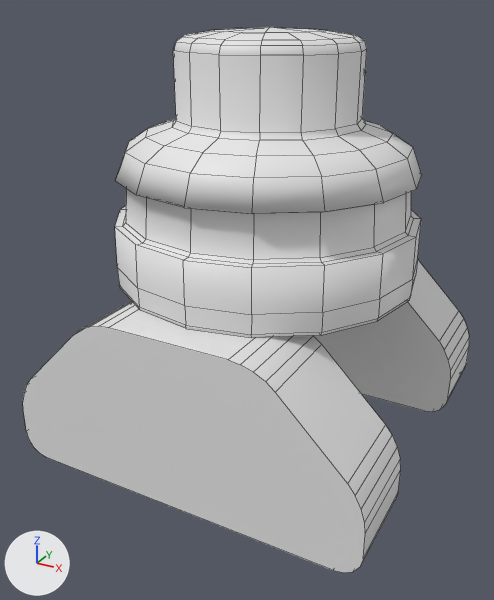
An edit to the FBX model Assets/_assets/_models/Player/Tank Player.fbx, drawn before and after from the same camera.
Before and after are seen from a 50 mm lens placed at (1.66, -3.25, 2.37), pointed at (-0.07, -0.1, 0.8). Arrows for +X, +Y and +Z are at lower left; the lights stay in place. The first picture is the older version. Mesh edges are drawn as thin lines.
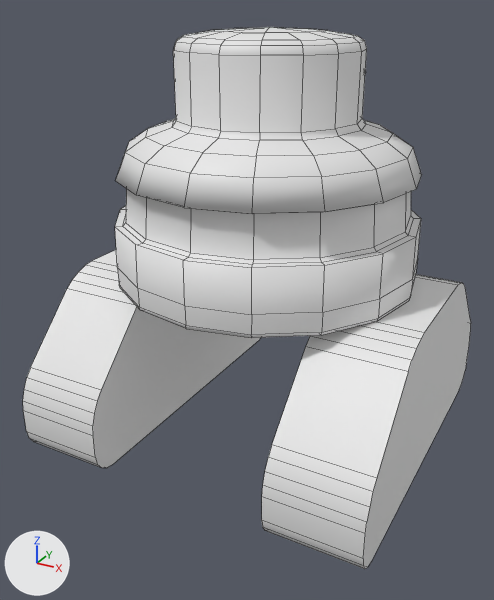
Location of each change, [x1, y1, x2, y2] in pixels of the pictures (494 x 600 px; the box of a moved part takes in the faces that stretch with it):
'Cylinder.001', reshaped
    before: [23, 27, 469, 573]
    after: [23, 27, 471, 569]
part 1 of me_cylinder_002, moved or reshaped
    before: [314, 260, 469, 412]
    after: [23, 250, 260, 468]
part 2 of me_cylinder_002, moved or reshaped
    before: [23, 301, 401, 573]
    after: [262, 274, 471, 569]

Edits to the bpy script that builds the scene:
```text
Change me_cylinder_002:
    where me_cylinder_002.from_pydata(...)  # 498 vertices, 434 faces; spans x -1.0..1.0, y -1.0..1.19, z 0.0..2.24
    used by ob_cylinder_001; location = (0.0, 0.0, 0.0)
    me_cylinder_002 part 1: the loose piece of 60 vertices spanning x -1.0..1.0, y 0.5..1.0, z 0.0..0.94 is turned 90 degrees about the z axis through the mesh origin
    me_cylinder_002 part 2: the loose piece of 60 vertices spanning x -1.0..1.0, y -1.0..-0.5, z 0.0..0.94 is turned 90 degrees about the z axis through the mesh origin
```
